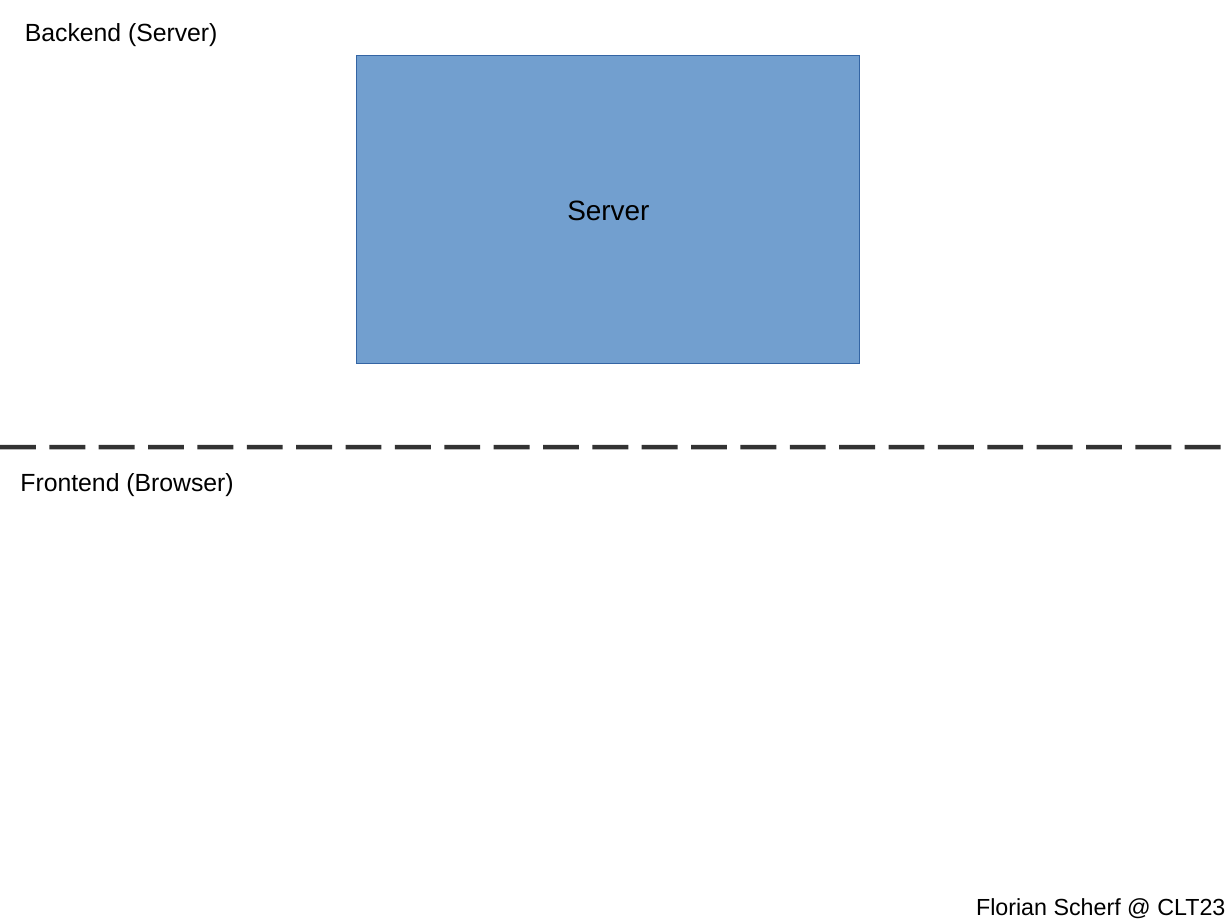
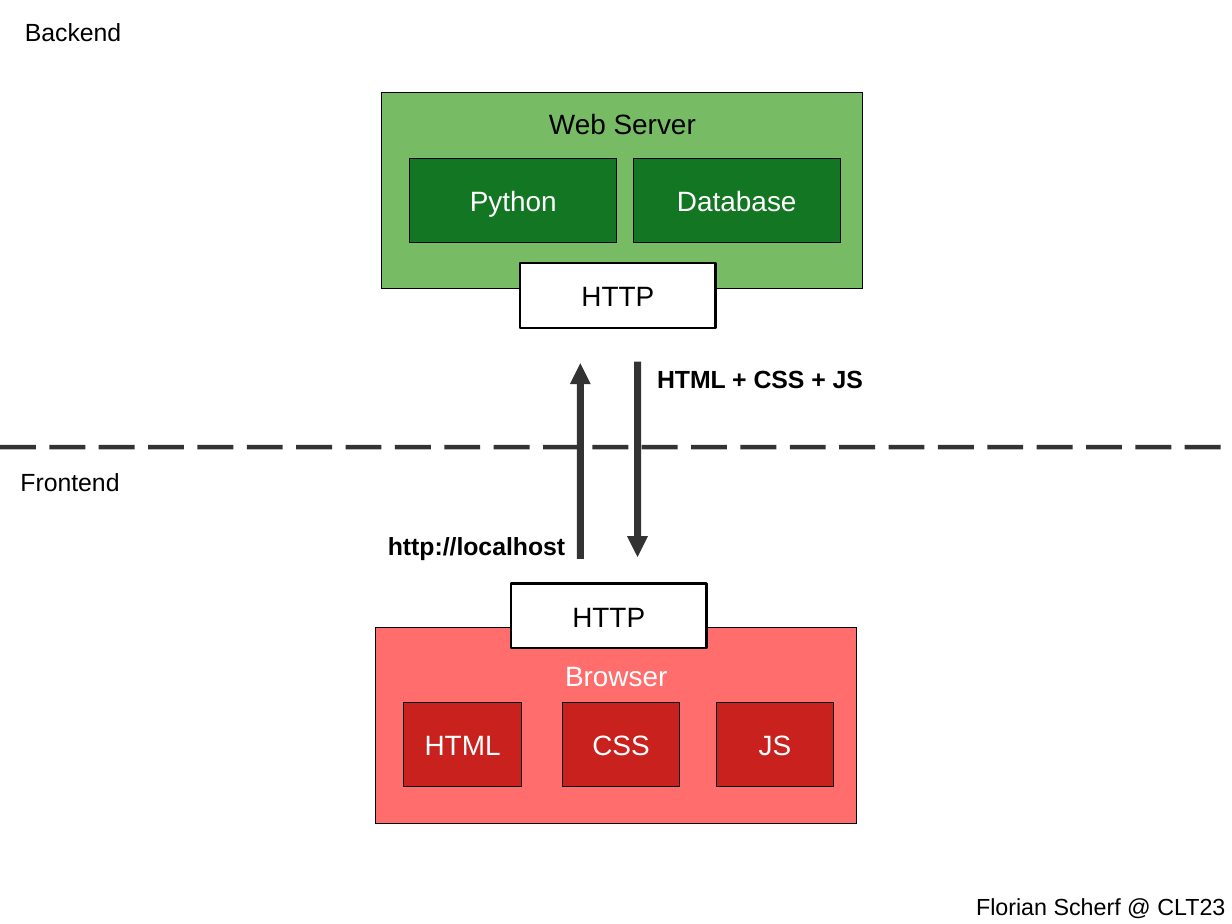
Before and after one commit to lona-web-org/presentations, a slide deck: slide 7 of clt23/slides.odp (slide 8 before the commit). Drawn at 1232x924 pixels with LibreOffice and Linux fonts; fonts in the diff are those of the drawing. Boxes give left, top, right and bottom in pixels: in the first picture for what was removed or moved away, otherwise in the second. Text is boxed around its words. In the diff, an @@ line names an element or a change of style, - is before the commit and + after.

```diff
--- a/clt23/slides.odp
+++ b/clt23/slides.odp
@@ text at (25, 23, 121, 42): text changed @@
-Backend (Server)
+Backend
@@ rectangle "Web Server": place and size @@
-rectangle "Web Server" at (357, 56, 860, 363)
+rectangle "Web Server" at (382, 93, 864, 288)
@@ rectangle "Web Server" at (382, 93, 864, 288): fill #729FCF to #77BC65; outline #3465A4 0 pt to #000000 0 pt @@
@@ text in rectangle at (549, 113, 696, 135): text changed @@
-Server
+Web Server
@@ rectangle added at (410, 159, 617, 243), fill #127622, outline #000000 0 pt, 18 pt, text #FFFFFF @@
+Python
@@ rectangle added at (634, 159, 841, 243), fill #127622, outline #000000 0 pt, 18 pt, text #FFFFFF @@
+Database
@@ rectangle added at (520, 264, 715, 329), fill #FFFFFF, outline #000000 1.5 pt, 18 pt, text #000000 @@
+HTTP
@@ arrow added from (580, 559) to (580, 363), #333333 4.51 pt @@
@@ arrow added from (637, 361) to (637, 557), #333333 4.51 pt @@
@@ text added at (657, 370, 863, 389), 16 pt, text #000000, bold @@
+HTML + CSS + JS
@@ text at (20, 473, 119, 492): text changed @@
-Frontend (Browser)
+Frontend
@@ text added at (388, 537, 565, 560), 16 pt, text #000000, bold @@
+http://localhost
@@ rectangle added at (511, 584, 707, 648), fill #FFFFFF, outline #000000 1.5 pt, 18 pt, text #000000 @@
+HTTP
@@ rectangle added at (376, 628, 857, 824), fill #FF6D6D, outline #000000 0 pt, 18 pt, text #FFFFFF @@
+Browser
@@ rectangle added at (404, 703, 522, 787), fill #C9211E, outline #000000 0 pt, 18 pt, text #FFFFFF @@
+HTML
@@ rectangle added at (562, 703, 681, 787), fill #C9211E, outline #000000 0 pt, 18 pt, text #FFFFFF @@
+CSS
@@ rectangle added at (717, 703, 835, 787), fill #C9211E, outline #000000 0 pt, 18 pt, text #FFFFFF @@
+JS
```
Also in this commit, not shown: 5 other slides changed, 18 slides added, 1 slide removed, 27 other files.
